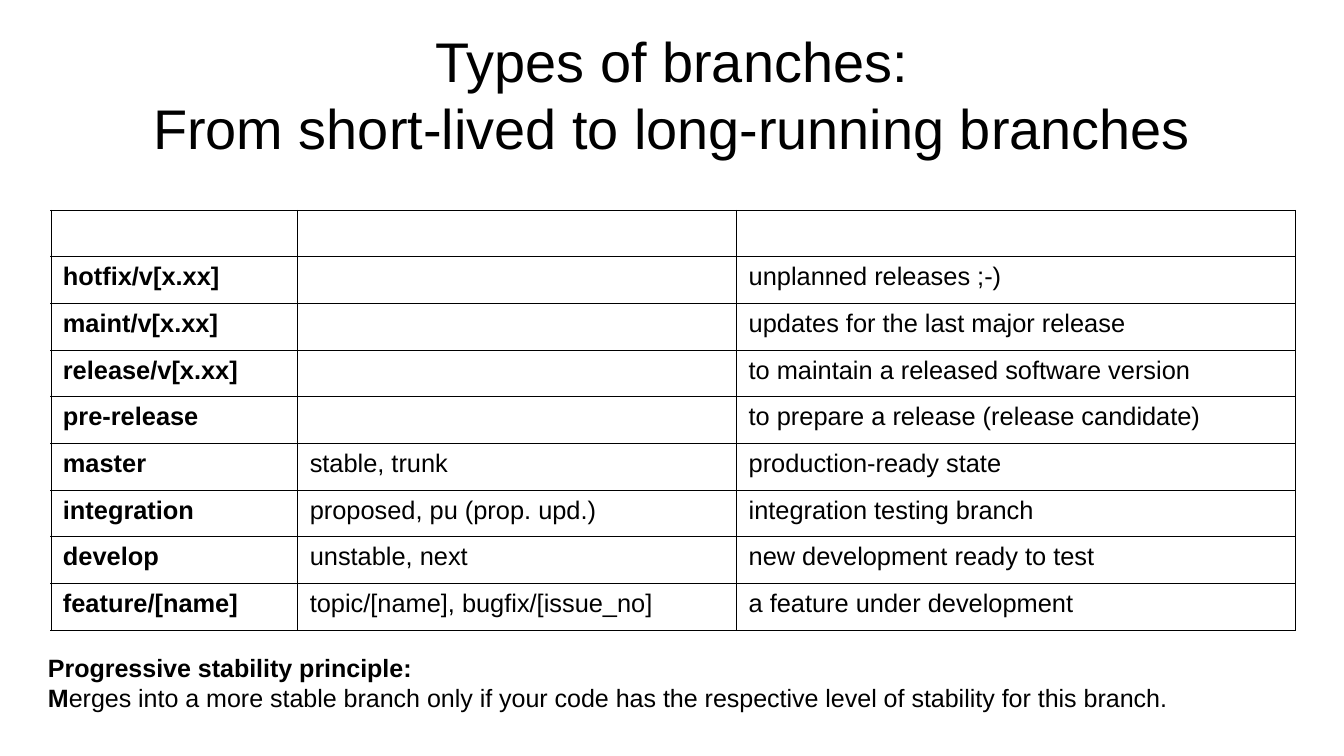
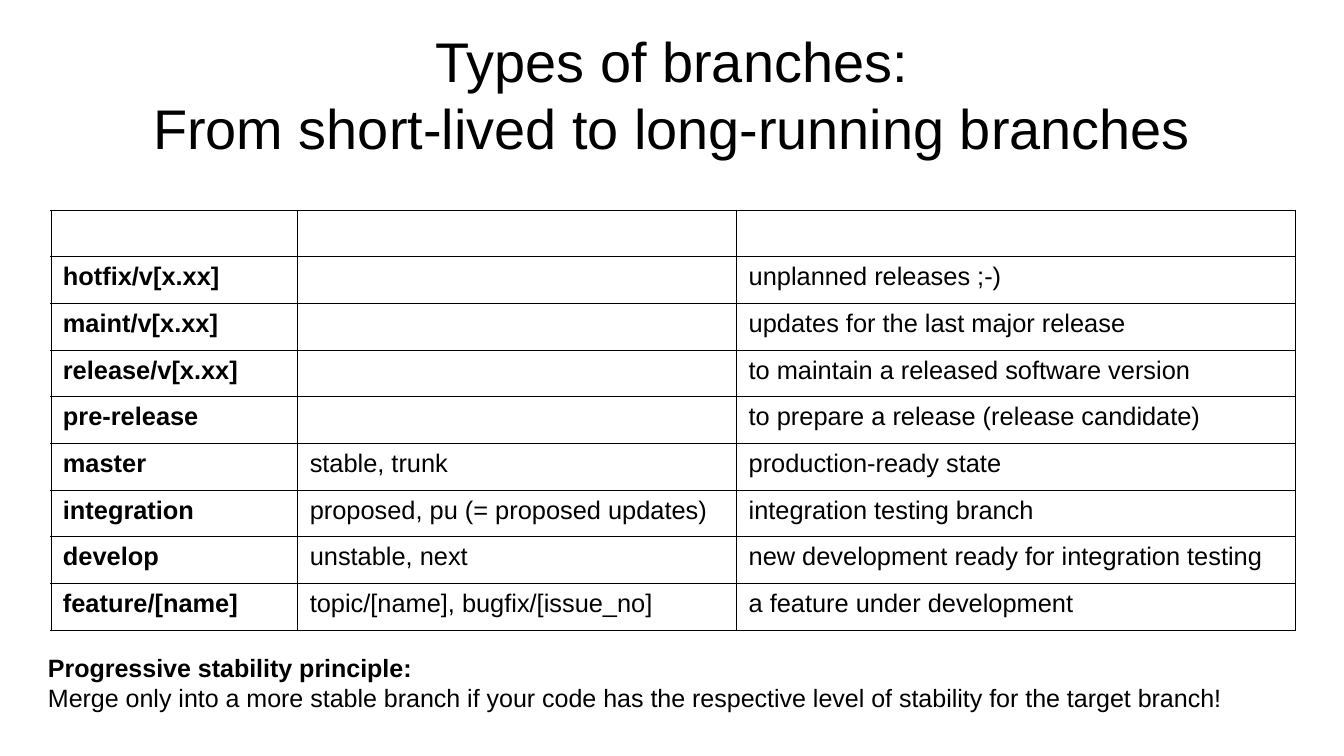
Before and after one commit to aryoda/git_essentials, a slide deck: slide 5 of Introduction to Git collaboration workflows.odp (slide 10 before the commit). Drawn at 1344x756 pixels with LibreOffice and Linux fonts; fonts in the diff are those of the drawing. Boxes give left, top, right and bottom in pixels: in the first picture for what was removed or moved away, otherwise in the second. Text is boxed around its words. In the diff, an @@ line names an element or a change of style, - is before the commit and + after.

```diff
--- a/Introduction to Git collaboration workflows.odp
+++ b/Introduction to Git collaboration workflows.odp
@@ table at (51, 210, 1296, 629) @@
-row 7, column 2: proposed, pu (prop. upd.)
+row 7, column 2: proposed, pu (= proposed updates)
-row 8, column 3: new development ready to test
+row 8, column 3: new development ready for integration testing
@@ text at (48, 659, 1221, 713): text changed @@
-Progressive stability principle:
-Merges into a more stable branch only if your code has the respective level of stability for this branch.
+Progressive stability principle:
+Merge only into a more stable branch if your code has the respective level of stability for the target branch!
```
Also in this commit, not shown: 2 other slides changed.
